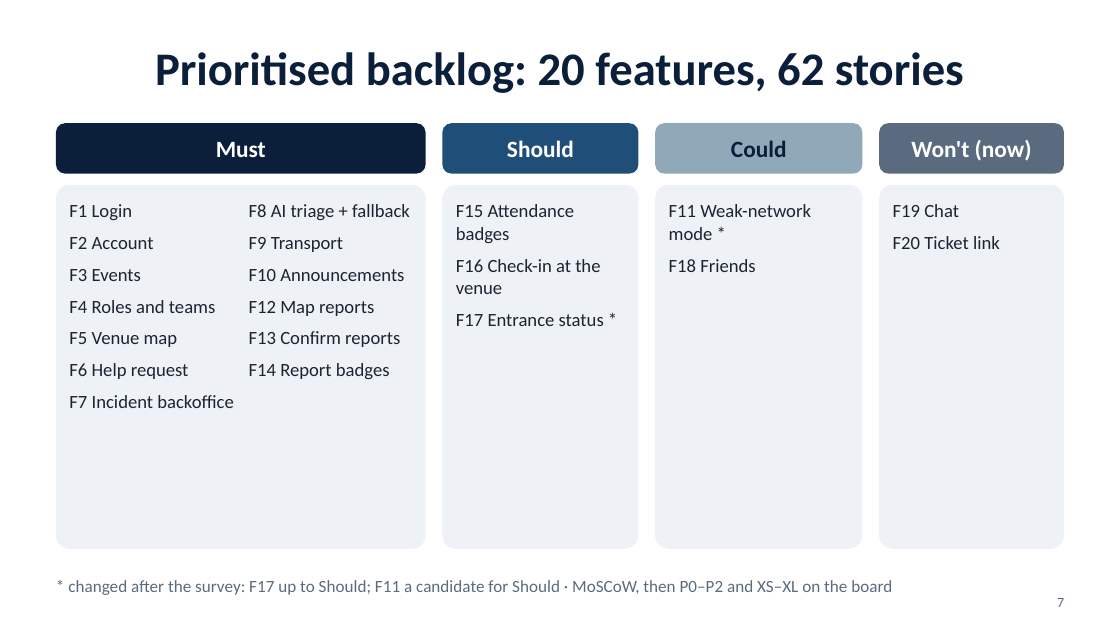
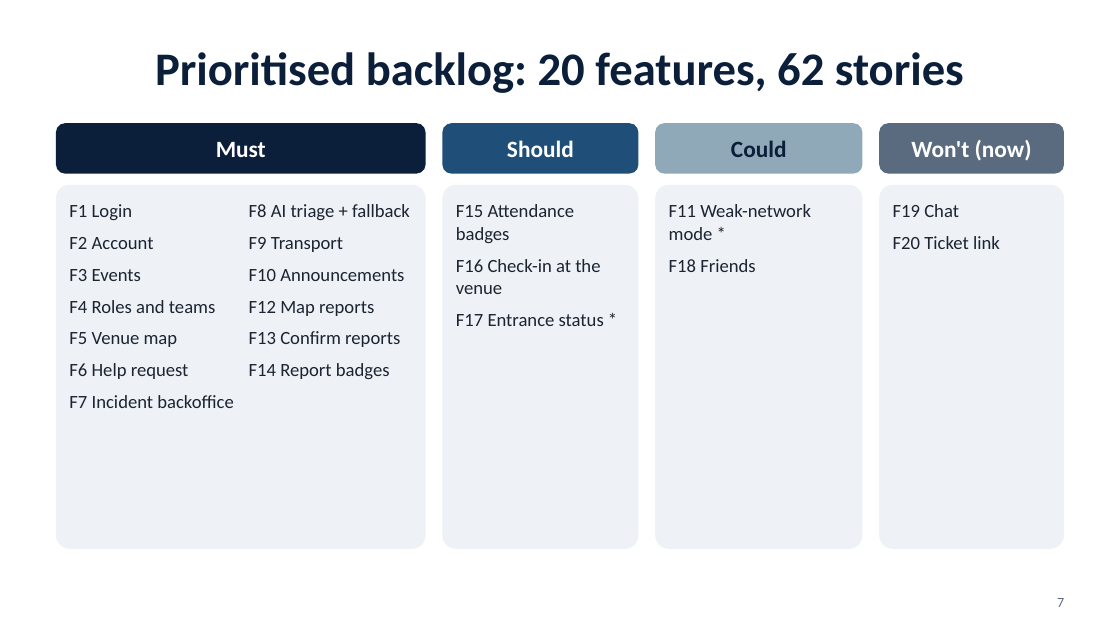
Before and after one commit to tomasoliveira21/LABDSOF, a slide deck: slide 7 of Docs/Presentation/Farol_Sprint_A_TTP_Presentation.pptx. Drawn at 1120x630 pixels with LibreOffice and Linux fonts; fonts in the diff are those of the drawing. Boxes give left, top, right and bottom in pixels: in the first picture for what was removed or moved away, otherwise in the second. Text is boxed around its words. In the diff, an @@ line names an element or a change of style, - is before the commit and + after.

```diff
--- a/Docs/Presentation/Farol_Sprint_A_TTP_Presentation.pptx
+++ b/Docs/Presentation/Farol_Sprint_A_TTP_Presentation.pptx
@@ text removed at (68, 580, 892, 595) @@
-* changed after the survey: F17 up to Should; F11 a candidate for Should · MoSCoW, then P0–P2 and XS–XL on the board
```
Also in this commit, not shown: 6 other slides changed, 2 other files.
